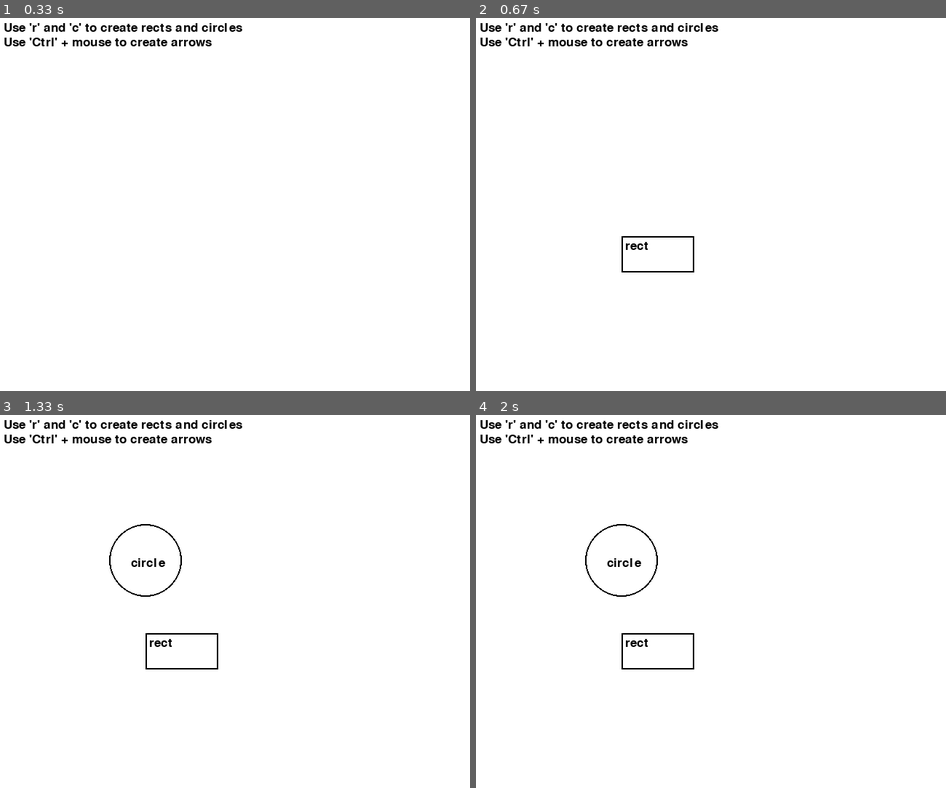
Above: before the commit, frames 1-4 (two rows, left to right).
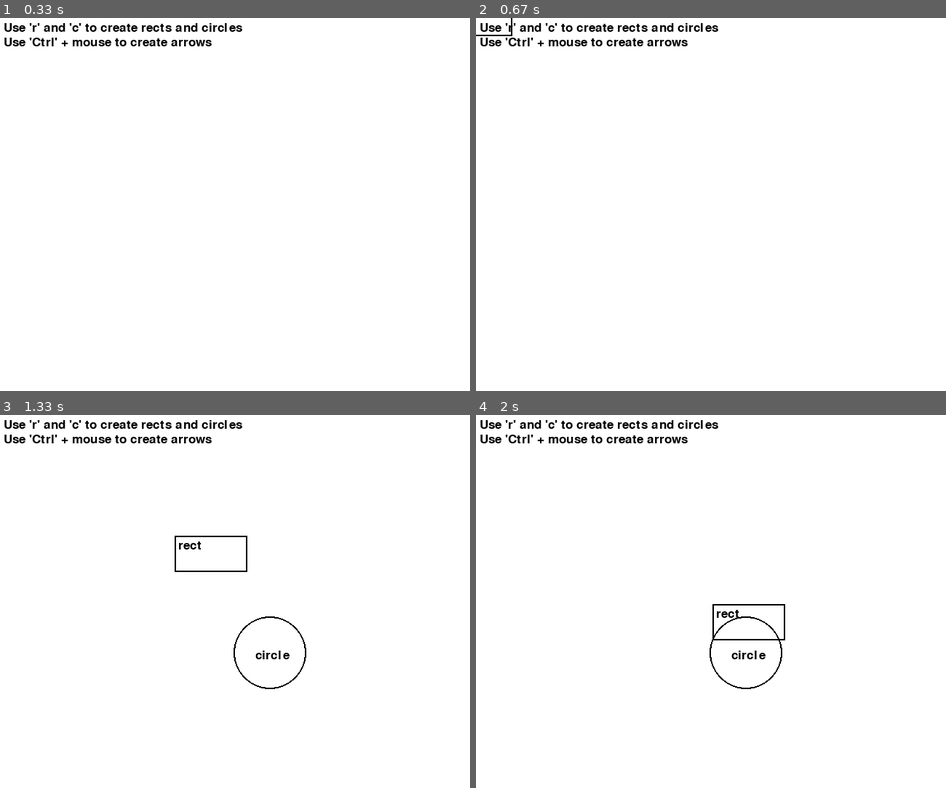
Above: after the commit, the same moments.

Repository: Sekou/PYHelpersRTU
Game: pygame game, started from scheme_editor.py
Same seed, same stepped clock (60 frames per second), same inputs: the game is played once before the commit and once after it.
Inputs (mouse positions are in pixels of both pictures, inside the frame that each line leads up to):
- Up to frame 1 (0.33 s): no input
- Up to frame 2 (0.67 s): hold R from 0.33 s (still down); move the mouse to (743, 256) at 0.37 s
- Up to frame 3 (1.33 s): release R at 0.8 s; tap C at 0.83 s; press the mouse at (18, 422) at 1.2 s; move the mouse to (230, 564) at 1.3 s
- Up to frame 4 (2 s): release the mouse at (917, 702) at 1.43 s; press the mouse at (899, 691) at 1.53 s; move the mouse to (767, 732) at 1.63 s; release the mouse at (640, 773) at 1.77 s; press the mouse at (640, 773) at 1.87 s; move the mouse to (748, 623) at 1.97 s

Frame 1 is identical in both runs. In frame 2, 0.3% of the frame differs, in the area x 0-47%, y 0-69%; in frame 3, 1.0%; in frame 4, 1.0%, in the area x 23-66%, y 29-74%.

Commit message:
Update scheme_editor.py

Diff:
--- a/scheme_editor.py
+++ b/scheme_editor.py
@@ -110,7 +110,7 @@
                     pp[i]=pi[0]
                     pygame.draw.circle(surface, (255,0,0), pi[0], 3)
             a.p0, a.p1 = pp[0], pp[1]
-            a.draw(surface, objs)
+            a.draw(surface)
     def to_dict(self):
         D = {"id":self.id, "x":self.x, "y":self.y, "arrows":[[a.obj2.id, a.text] for a in self.arrows],
              "text":self.text, "type":self.__class__.__name__}
@@ -126,7 +126,7 @@
         self.p0, self.p1=p0, p1
         self.obj1, self.obj2=None, None
         self.text=""
-    def draw(self, surface, objs):
+    def draw(self, surface):
         arrow2(surface, (0,0,0), self.p0, self.p1, 2)
         if self.text:
             c=np.mean((self.p0, self.p1), axis=0)
@@ -163,7 +163,7 @@
 class Rect(Obj):
     def __init__(self, x, y, text=""):
         super().__init__(x, y)
-        self.rect = pygame.Rect(x, y, RECT_WIDTH, RECT_HEIGHT)
+        self.rect = pygame.Rect(x-RECT_WIDTH/2, y-RECT_HEIGHT/2, RECT_WIDTH, RECT_HEIGHT)
         self.text=text
     def get_pos(self):
         return (self.rect.x+self.rect.width/2, self.rect.y+self.rect.height/2)
@@ -245,7 +245,7 @@
 # Основная функция
 if __name__ == "__main__":
     canvas=Canvas()
-
+    last_pos=(0,0)
     mode="paint"
     while True:
         for ev in pygame.event.get():
@@ -262,11 +262,12 @@
                 if ev.key == pygame.K_n:
                     canvas.objs=[]
                 if ev.key == pygame.K_c:
-                    o=Circle(200,200, "circle")
+                    o=Circle(*last_pos, "circle")
                     canvas.objs.append(o)
                 if ev.key == pygame.K_r:
-                    o=Rect(200,300, "rect")
+                    o=Rect(*last_pos, "rect")
                     canvas.objs.append(o)
+            if ev.type == pygame.MOUSEMOTION: last_pos=ev.pos
             if ev.type == pygame.MOUSEBUTTONDOWN:
                 if ev.button == 1: # Левая кнопка мыши
                     if obj_under := canvas.find_object(ev.pos):
